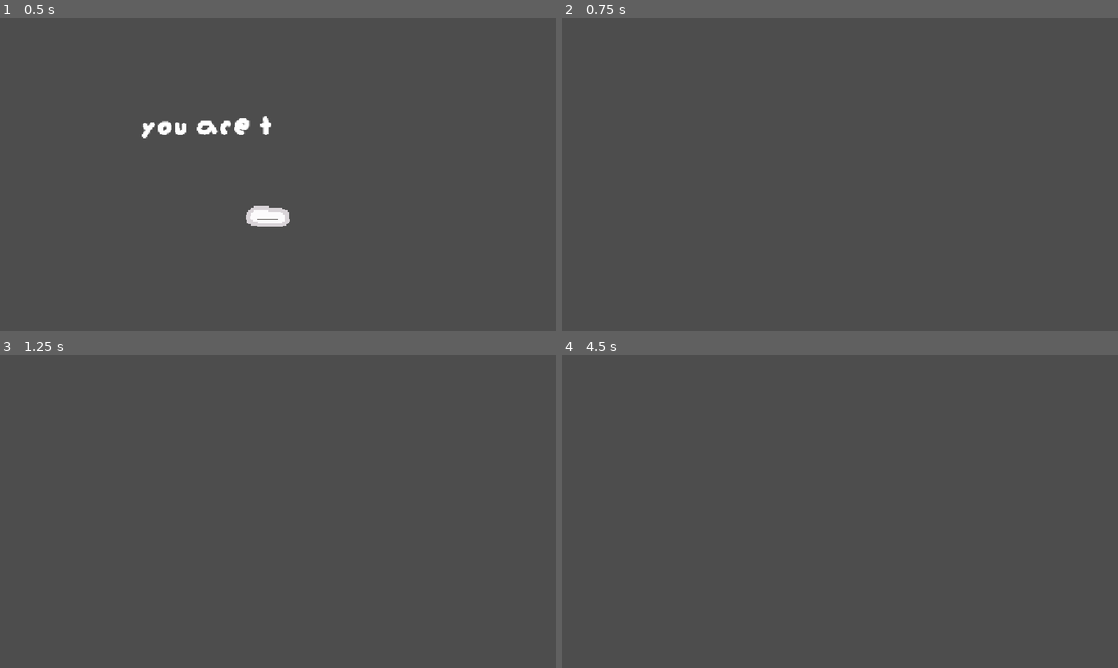
Above: before the commit, frames 1-4 (two rows, left to right).
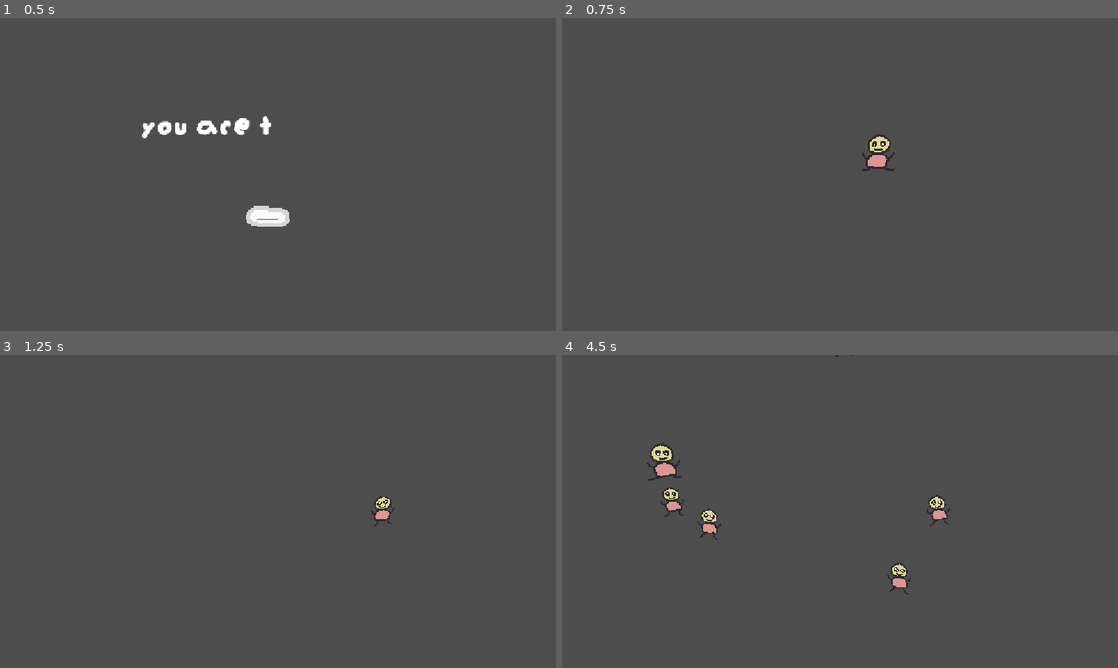
Above: after the commit, the same moments.

Repository: Loekiboy/a-little-guy-game-jam
Game: Godot game, scene res://main.tscn
Two runs of this game, one before a commit and one after it. Both use one fixed random seed, a clock stepped at 60 frames per second and the inputs below.
Inputs (mouse positions are in pixels of both pictures, inside the frame that each line leads up to):
- Up to frame 1 (0.5 s): no input
- Up to frame 2 (0.75 s): tap Enter (ui_accept) at 0.5 s; move the mouse to (873, 152) at 0.52 s; hold Right (right) from 0.53 s (still down); tap Alt at 0.6 s; click (873, 152) at 0.67 s
- Up to frame 3 (1.25 s): keep holding Right (right); tap Enter (ui_accept) at 0.77 s
- Up to frame 4 (4.5 s): move the mouse to (728, 527) at 1.27 s; release Right (right) at 1.28 s; hold Down (down) 1.28-2.03 s; tap Shift at 1.35, 2.85, 4.35 s; click (728, 527) at 1.42 s; tap Enter (ui_accept) at 1.52, 3.02, 3.77 s; move the mouse to (895, 442) at 2.02 s; hold Right (right) 2.03-2.78 s; tap Alt at 2.1, 3.6 s; click (895, 442) at 2.17 s; move the mouse to (812, 574) at 2.77 s; hold Up (up) 2.78-3.53 s; click (812, 574) at 2.92 s; move the mouse to (1006, 558) at 3.52 s; hold A (left) from 3.53 s (still down); click (1006, 558) at 3.67 s; move the mouse to (673, 464) at 4.27 s; click (673, 464) at 4.42 s

Frame 1 is identical in both runs. In frame 2, 0.4% of the frame differs, in the area x 54-60%, y 37-49%; in frame 3, 0.2%; in frame 4, 1.3%, in the area x 15-70%, y 0-77%.

Commit message:
spanning little guys
You can span little guys by clicking

Diff:
--- a/main.tscn
+++ b/main.tscn
@@ -1,8 +1,10 @@
 [gd_scene format=3 uid="uid://b6ipfcvdn7c08"]
 
 [ext_resource type="Script" uid="uid://cy4c0oogfr166" path="res://start_text.gd" id="1_1bvp3"]
+[ext_resource type="Script" uid="uid://dsvpd6ibhjqgw" path="res://scripts/main.gd" id="1_7mycd"]
 [ext_resource type="FontFile" uid="uid://nam0rxx35kgc" path="res://assets/font/augiepixel.ttf" id="1_ig7tw"]
 [ext_resource type="Script" uid="uid://dtyrxlqdu0rvu" path="res://scripts/rich_text_label.gd" id="2_0xm2m"]
+[ext_resource type="PackedScene" uid="uid://disf2l51ydbuu" path="res://player.tscn" id="2_272bh"]
 [ext_resource type="Texture2D" uid="uid://di5fvfyym2hhp" path="res://assets/space-Sheet.png" id="3_h2yge"]
 
 [sub_resource type="AtlasTexture" id="AtlasTexture_1bvp3"]
@@ -28,6 +30,8 @@
 }]
 
 [node name="Node2D" type="Node2D" unique_id=1845390978]
+script = ExtResource("1_7mycd")
+player_scene = ExtResource("2_272bh")
 
 [node name="start-text" type="Node2D" parent="." unique_id=1436044267]
 visible = false
--- a/player.tscn
+++ b/player.tscn
@@ -1,12 +1,48 @@
 [gd_scene format=3 uid="uid://disf2l51ydbuu"]
 
+[ext_resource type="Script" uid="uid://dsvpd6ibhjqgw" path="res://scripts/main.gd" id="1_i3pqv"]
 [ext_resource type="Script" uid="uid://dwajyc4nu0okg" path="res://scripts/character_body_2d.gd" id="1_onrkg"]
-[ext_resource type="Texture2D" uid="uid://jeq84b4n0oc2" path="res://assets/litlle guy/little-guy.png" id="2_i3pqv"]
+[ext_resource type="Texture2D" uid="uid://ddquyg2i6tdex" path="res://assets/litlle guy/little-guy-Sheet.png" id="3_i3pqv"]
 
 [sub_resource type="RectangleShape2D" id="RectangleShape2D_l74px"]
 size = Vector2(53, 64)
 
+[sub_resource type="AtlasTexture" id="AtlasTexture_hqtel"]
+atlas = ExtResource("3_i3pqv")
+region = Rect2(0, 0, 64, 64)
+
+[sub_resource type="AtlasTexture" id="AtlasTexture_sweqy"]
+atlas = ExtResource("3_i3pqv")
+region = Rect2(64, 0, 64, 64)
+
+[sub_resource type="AtlasTexture" id="AtlasTexture_2hs0m"]
+atlas = ExtResource("3_i3pqv")
+region = Rect2(128, 0, 64, 64)
+
+[sub_resource type="SpriteFrames" id="SpriteFrames_l74px"]
+animations = [{
+"frames": [{
+"duration": 1.0,
+"texture": SubResource("AtlasTexture_hqtel")
+}],
+"loop": 1,
+"name": &"default",
+"speed": 5.0
+}, {
+"frames": [{
+"duration": 1.0,
+"texture": SubResource("AtlasTexture_sweqy")
+}, {
+"duration": 1.0,
+"texture": SubResource("AtlasTexture_2hs0m")
+}],
+"loop": 1,
+"name": &"fall",
+"speed": 5.0
+}]
+
 [node name="Node2D" type="Node2D" unique_id=1618025329]
+script = ExtResource("1_i3pqv")
 
 [node name="CharacterBody2D" type="CharacterBody2D" parent="." unique_id=388879579]
 script = ExtResource("1_onrkg")
@@ -15,5 +51,7 @@
 position = Vector2(2.5, 1)
 shape = SubResource("RectangleShape2D_l74px")
 
-[node name="Sprite2D" type="Sprite2D" parent="CharacterBody2D" unique_id=1662484451]
-texture = ExtResource("2_i3pqv")
+[node name="AnimatedSprite2D" type="AnimatedSprite2D" parent="CharacterBody2D" unique_id=2119249064]
+sprite_frames = SubResource("SpriteFrames_l74px")
+animation = &"fall"
+autoplay = "default"
--- a/scripts/character_body_2d.gd
+++ b/scripts/character_body_2d.gd
@@ -1,38 +1,49 @@
 extends CharacterBody2D
 
-const SPEED = 300.0
-const FLIP_INTERVAL := 0.2
-const TILT_ANGLE := 0.1
+var speed: float
+var flip_interval: float
+var tilt_angle: float
 
 var _flip_timer := 0.0
 var _tilt_state := 1
 
+func _ready() -> void:
+	speed = randf_range(285.0, 315.0)
+
+	flip_interval = randf_range(0.15, 0.25)
+
+	tilt_angle = randf_range(0.08, 0.12)
+
+	_flip_timer = randf_range(0.0, flip_interval)
+
+	_tilt_state = 1 if randf() > 0.5 else -1
+
 func _physics_process(delta: float) -> void:
 	if Input.is_action_pressed("left"):
-		velocity.x = -SPEED
-		$Sprite2D.flip_h = false
+		velocity.x = -speed
+		$AnimatedSprite2D.flip_h = false
 	elif Input.is_action_pressed("right"):
-		velocity.x = SPEED
-		$Sprite2D.flip_h = true
+		velocity.x = speed
+		$AnimatedSprite2D.flip_h = true
 	else:
 		velocity.x = move_toward(velocity.x, 0, 50)
 
 	if Input.is_action_pressed("up"):
-		velocity.y = -SPEED
+		velocity.y = -speed
 	elif Input.is_action_pressed("down"):
-		velocity.y = SPEED
+		velocity.y = speed
 	else:
 		velocity.y = move_toward(velocity.y, 0, 50)
 
 	if velocity.length() > 1.0:
 		_flip_timer += delta
-		if _flip_timer >= FLIP_INTERVAL:
+		if _flip_timer >= flip_interval:
 			_flip_timer = 0.0
 			_tilt_state = -_tilt_state
-			$Sprite2D.rotation = TILT_ANGLE * _tilt_state
+			$AnimatedSprite2D.rotation = tilt_angle * _tilt_state
 	else:
 		_flip_timer = 0.0
 		_tilt_state = 1
-		$Sprite2D.rotation = 0.0
+		$AnimatedSprite2D.rotation = 0.0
 
 	move_and_slide()
--- /dev/null
+++ b/scripts/main.gd
@@ -0,0 +1,35 @@
+extends Node2D
+
+@export var player_scene: PackedScene
+@export var fall_distance: float = 40.0
+
+func _unhandled_input(event: InputEvent) -> void:
+	if event is InputEventMouseButton and event.button_index == MOUSE_BUTTON_LEFT and event.pressed:
+		spawn_player()
+
+func spawn_player() -> void:
+	var player = player_scene.instantiate()
+	add_child(player)
+
+	player.global_position = get_global_mouse_position()
+	player.scale = Vector2(1.5, 1.5)
+
+	player.set_process(false)
+	player.set_physics_process(false)
+	player.set_process_unhandled_input(false)
+
+	var target_y: float = player.position.y + fall_distance
+	var anim_sprite = player.find_child("AnimatedSprite2D", true, false)
+
+	anim_sprite.play("fall")
+
+	var tween = create_tween()
+	tween.set_parallel(true)
+	tween.tween_property(player, "scale", Vector2.ONE, 0.5).set_trans(Tween.TRANS_QUAD).set_ease(Tween.EASE_OUT)
+	tween.tween_property(player, "position:y", target_y, 0.5).set_trans(Tween.TRANS_QUAD).set_ease(Tween.EASE_IN)
+
+	await tween.finished
+
+	player.set_process(true)
+	player.set_physics_process(true)
+	anim_sprite.play("default")
Binary file changed: assets/asesprite/little-guy.aseprite
Binary file added: assets/litlle guy/little-guy-Sheet.png
Not shown, changed: assets/litlle guy/little-guy-Sheet.png.import
Binary file removed: assets/litlle guy/little-guy.png
Not shown, added: scripts/main.gd.uid
